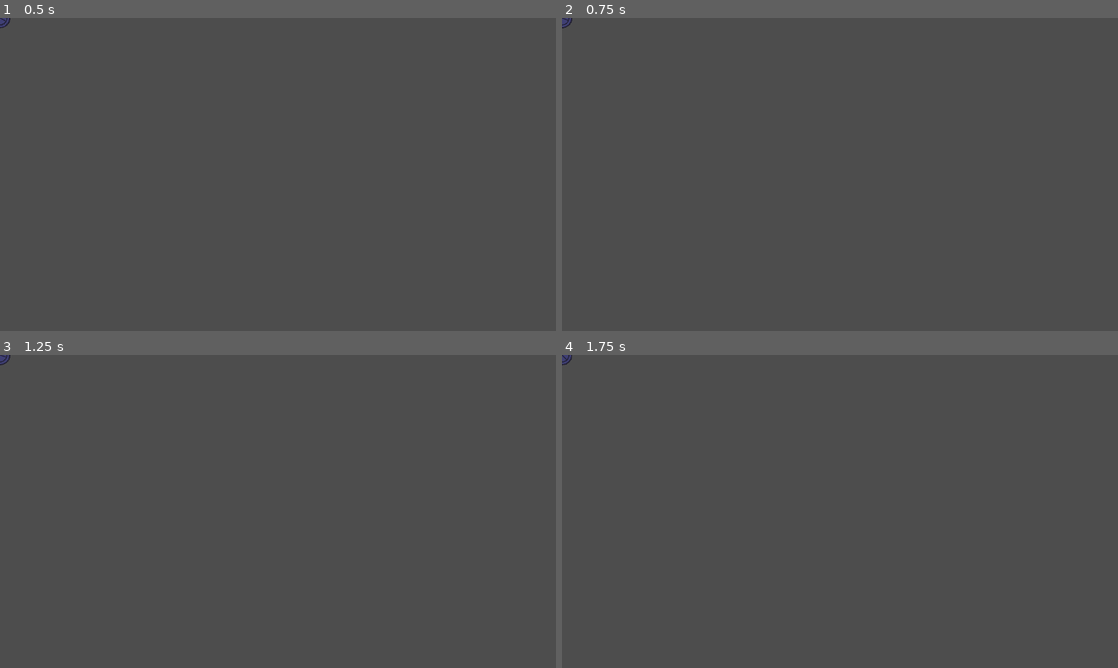
Above: before the commit, frames 1-4 (two rows, left to right).
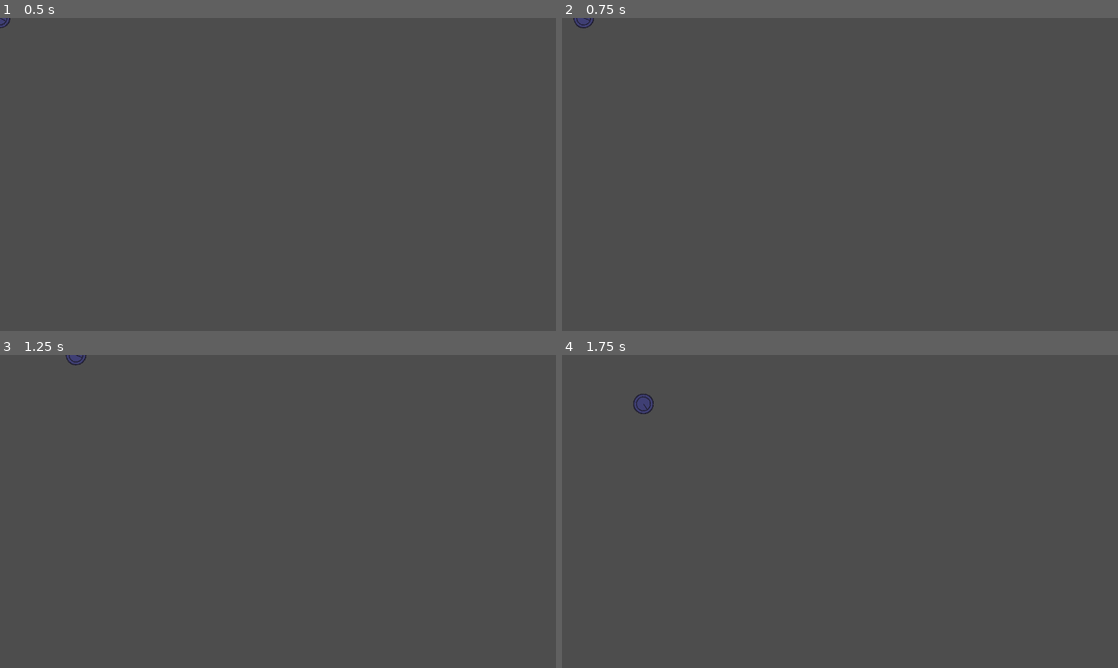
Above: after the commit, the same moments.

Repository: TunderEye/Poly-Survive
Game: Godot game, scene res://entity/player/player.tscn
The game is run twice, just before and just after one commit, with the same random seed, the same clock (stepped at 60 frames per second) and the same inputs. This scene is started directly instead of the project's main scene.
Inputs (mouse positions are in pixels of both pictures, inside the frame that each line leads up to):
- Up to frame 1 (0.5 s): no input
- Up to frame 2 (0.75 s): tap Enter at 0.5 s; move the mouse to (962, 158) at 0.52 s; hold Right (ui_right) from 0.53 s (still down)
- Up to frame 3 (1.25 s): keep holding Right (ui_right)
- Up to frame 4 (1.75 s): move the mouse to (728, 527) at 1.27 s; release Right (ui_right) at 1.28 s; hold Down (ui_down) from 1.28 s (still down)

Frame 1 is identical in both runs. In frame 2, 0.1% of the frame differs, in the area x 0-6%, y 0-4%; in frame 3, 0.1%; in frame 4, 0.2%, in the area x 0-17%, y 0-19%.

Commit message:
Add movement controls to player
In addition, the player updates its position in the game data.

Diff:
--- a/autoloads/gamedata.gd
+++ b/autoloads/gamedata.gd
@@ -1 +1,3 @@
 extends Node2D
+
+var player_position : Vector2
--- a/entity/player/player.gd
+++ b/entity/player/player.gd
@@ -1,8 +1,18 @@
 extends CharacterBody2D
 
+@export var movement_speed : int = 250
 var mouse_direction : Vector2
+var movement_direction : Vector2
 
 
 func _process(_delta):
+	Gamedata.player_position = global_position
+
+
 	mouse_direction = (get_global_mouse_position() - position).normalized()
 	rotation = lerp_angle(rotation, mouse_direction.angle(), 0.1)
+
+
+	movement_direction = Input.get_vector("ui_left", "ui_right", "ui_up", "ui_down")
+	velocity = movement_direction * movement_speed
+	move_and_slide()
